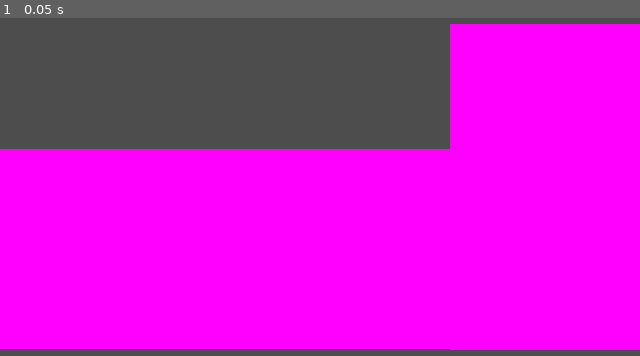
Above: before the commit, frame 1.
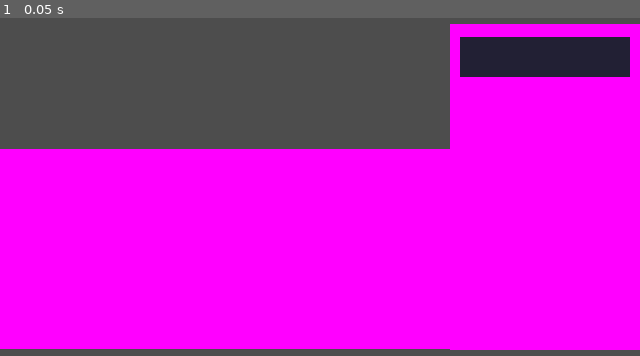
Above: after the commit, the same moment.

Repository: jgaud/LudumDare54
Game: Godot game, scene res://scenes/main.tscn
The game is run twice, just before and just after one commit, with the same random seed, the same clock (stepped at 60 frames per second) and the same inputs.
Inputs:
- Up to frame 1 (0.05 s): no input

The runs differ from the first frame. In frame 1, 3.1% of the frame differs, in the area x 71-99%, y 5-18%.

Commit message:
Transfer

Diff:
--- a/project.godot
+++ b/project.godot
@@ -21,6 +21,14 @@
 window/size/viewport_height=480
 window/stretch/mode="viewport"
 
+[input]
+
+click={
+"deadzone": 0.5,
+"events": [Object(InputEventMouseButton,"resource_local_to_scene":false,"resource_name":"","device":-1,"window_id":0,"alt_pressed":false,"shift_pressed":false,"ctrl_pressed":false,"meta_pressed":false,"button_mask":1,"position":Vector2(458, 36),"global_position":Vector2(466, 120),"factor":1.0,"button_index":1,"canceled":false,"pressed":true,"double_click":false,"script":null)
+]
+}
+
 [rendering]
 
 renderer/rendering_method="gl_compatibility"
--- a/scenes/fridge_shelf.tscn
+++ b/scenes/fridge_shelf.tscn
@@ -1,9 +1,12 @@
-[gd_scene load_steps=2 format=3 uid="uid://dy3pu34rky8qd"]
+[gd_scene load_steps=3 format=3 uid="uid://dy3pu34rky8qd"]
+
+[ext_resource type="Script" path="res://scripts/fridge_shelf.gd" id="1_52lpx"]
 
 [sub_resource type="RectangleShape2D" id="RectangleShape2D_542nh"]
-size = Vector2(190, 40)
+size = Vector2(170, 40)
 
 [node name="FridgeShelf" type="Node2D"]
+script = ExtResource("1_52lpx")
 
 [node name="Area2D" type="Area2D" parent="."]
 
--- a/scenes/main.tscn
+++ b/scenes/main.tscn
@@ -1,6 +1,7 @@
-[gd_scene load_steps=7 format=3 uid="uid://dod0ypgd1b5ak"]
+[gd_scene load_steps=8 format=3 uid="uid://dod0ypgd1b5ak"]
 
 [ext_resource type="PackedScene" uid="uid://dy3pu34rky8qd" path="res://scenes/fridge_shelf.tscn" id="1_hqi4f"]
+[ext_resource type="PackedScene" uid="uid://dt2vhn3ft2a0h" path="res://scenes/meal.tscn" id="2_7m418"]
 
 [sub_resource type="PlaceholderTexture2D" id="PlaceholderTexture2D_lns80"]
 size = Vector2(200, 200)
@@ -57,3 +58,6 @@
 
 [node name="FridgeShelf2" parent="Fridge" instance=ExtResource("1_hqi4f")]
 position = Vector2(0, -80)
+
+[node name="Meal" parent="Fridge" instance=ExtResource("2_7m418")]
+position = Vector2(2.08165e-12, -130)
--- /dev/null
+++ b/scenes/meal.tscn
@@ -0,0 +1,20 @@
+[gd_scene load_steps=4 format=3 uid="uid://dt2vhn3ft2a0h"]
+
+[ext_resource type="Texture2D" uid="uid://casgc68fg12bv" path="res://art/meal_placeholder.png" id="1_j1cxc"]
+[ext_resource type="Script" path="res://scripts/meal.gd" id="1_r71yg"]
+
+[sub_resource type="RectangleShape2D" id="RectangleShape2D_uapva"]
+size = Vector2(170, 40)
+
+[node name="Meal" type="Node2D"]
+script = ExtResource("1_r71yg")
+
+[node name="Area2D" type="Area2D" parent="."]
+
+[node name="CollisionShape2D" type="CollisionShape2D" parent="Area2D"]
+shape = SubResource("RectangleShape2D_uapva")
+
+[node name="Sprite2D" type="Sprite2D" parent="."]
+texture = ExtResource("1_j1cxc")
+
+[connection signal="input_event" from="Area2D" to="." method="_on_area_2d_input_event"]
--- /dev/null
+++ b/scripts/fridge_shelf.gd
@@ -0,0 +1,4 @@
+extends Node2D
+
+
+var containedItem: Node2D
--- /dev/null
+++ b/scripts/meal.gd
@@ -0,0 +1,16 @@
+extends Node2D
+
+
+# Called when the node enters the scene tree for the first time.
+func _ready():
+	pass # Replace with function body.
+
+
+# Called every frame. 'delta' is the elapsed time since the previous frame.
+func _process(delta):
+	pass
+
+
+func _on_area_2d_input_event(viewport, event, shape_idx):
+	if event.is_action_pressed("click"):
+		print("click")
Binary file added: art/meal_placeholder.png
Not shown, added: art/meal_placeholder.png.import
